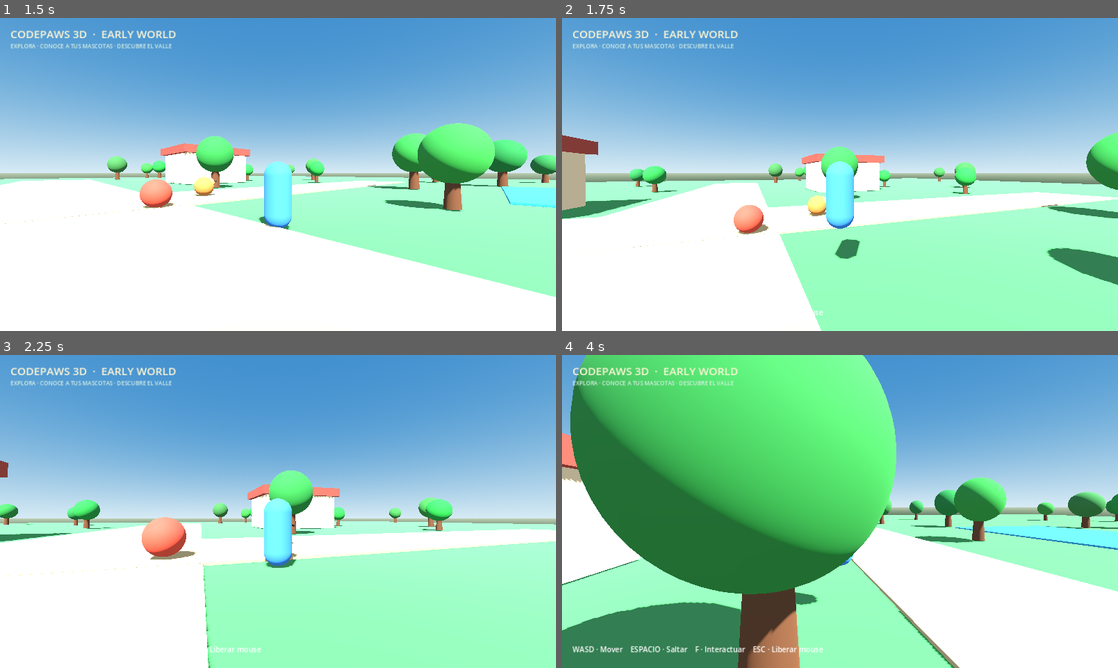
Above: before the commit, frames 1-4 (two rows, left to right).
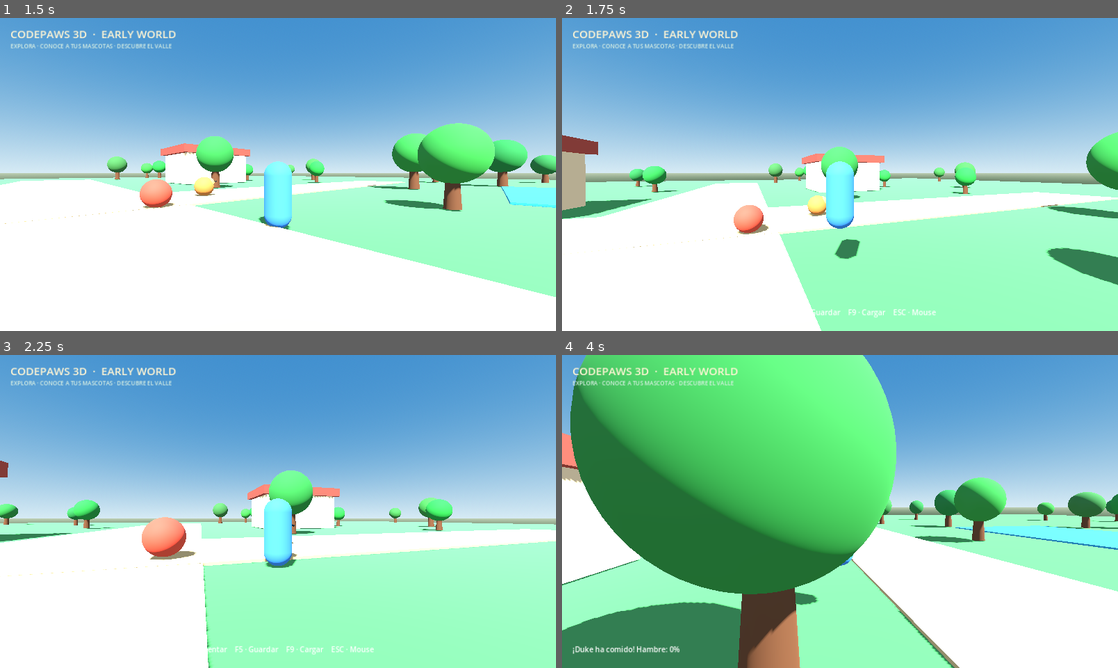
Above: after the commit, the same moments.

Repository: Reaccionador2Jeje/CodePaws
Game: Godot game, scene res://scenes/main.tscn
Same seed, same stepped clock (60 frames per second), same inputs: the game is played once before the commit and once after it.
Inputs (mouse positions are in pixels of both pictures, inside the frame that each line leads up to):
- Up to frame 1 (1.5 s): tap Enter at 0.5 s; move the mouse to (305, 174) at 0.52 s; hold W (move_forward) from 0.53 s (still down); tap E at 0.6 s; click (305, 174) at 0.67 s; tap Space (jump) at 0.77 s; move the mouse to (250, 174) at 1.27 s; tap F (interact) at 1.35 s; click (250, 174) at 1.42 s
- Up to frame 2 (1.75 s): keep holding W (move_forward); tap Space (jump) at 1.52 s; tap E at 1.55 s
- Up to frame 3 (2.25 s): keep holding W (move_forward); move the mouse to (289, 505) at 2.02 s; tap E at 2.1 s; click (289, 505) at 2.17 s
- Up to frame 4 (4 s): keep holding W (move_forward); move the mouse to (834, 517) at 2.77 s; tap E at 2.85, 3.8 s; click (834, 517) at 2.92 s; tap Space (jump) at 3.02, 3.77 s; move the mouse to (878, 514) at 3.52 s; tap F (interact) at 3.6 s; click (878, 514) at 3.67 s

Frame 1 is identical in both runs. In frame 2, 0.2% of the frame differs, in the area x 45-68%, y 93-96%; in frame 3, 0.2%; in frame 4, 0.5%, in the area x 1-47%, y 92-96%.

Commit message:
Add save/load and pet feeding interactions

Diff:
--- a/godot/scripts/world.gd
+++ b/godot/scripts/world.gd
@@ -6,6 +6,7 @@
 var _message_label: Label
 var _nearby_pet: CodePawsPet
 var _message_timer: float = 0.0
+const SAVE_PATH := "user://codepaws_save.json"
 
 func _ready() -> void:
 	randomize()
@@ -14,6 +15,15 @@
 	_spawn_player()
 	_spawn_pets()
 	_build_hud()
+
+func _unhandled_input(event: InputEvent) -> void:
+	if event is InputEventKey and event.pressed and not event.echo:
+		if event.keycode == KEY_F5:
+			_save_game()
+		elif event.keycode == KEY_F9:
+			_load_game()
+		elif event.keycode == KEY_E and _nearby_pet:
+			_show_message(_nearby_pet.feed())
 
 func _process(delta: float) -> void:
 	_message_timer = maxf(0.0, _message_timer - delta)
@@ -32,7 +42,7 @@
 		if _nearby_pet:
 			_message_label.text = "F  ·  Interactuar con " + _nearby_pet.pet_name
 		else:
-			_message_label.text = "WASD · Mover    ESPACIO · Saltar    F · Interactuar    ESC · Liberar mouse"
+			_message_label.text = "WASD · Mover    ESPACIO · Saltar    F · Acariciar    E · Alimentar    F5 · Guardar    F9 · Cargar    ESC · Mouse"
 
 func _build_environment() -> void:
 	var world_environment := WorldEnvironment.new()
@@ -166,3 +176,45 @@
 	material.albedo_color = color
 	material.roughness = 0.9
 	return material
+
+func _save_game() -> void:
+	var player := get_tree().get_first_node_in_group("player") as Node3D
+	var pet_data: Array[Dictionary] = []
+	for pet in get_tree().get_nodes_in_group("pets"):
+		pet_data.append((pet as CodePawsPet).to_save_data())
+	var data := {
+		"version": 1,
+		"player_position": [player.global_position.x, player.global_position.y, player.global_position.z] if player else [0.0, 0.0, 8.0],
+		"pets": pet_data
+	}
+	var file := FileAccess.open(SAVE_PATH, FileAccess.WRITE)
+	if file == null:
+		_show_message("No se pudo guardar la partida.")
+		return
+	file.store_string(JSON.stringify(data))
+	file.close()
+	_show_message("Partida guardada correctamente.")
+
+func _load_game() -> void:
+	if not FileAccess.file_exists(SAVE_PATH):
+		_show_message("Todavía no existe una partida guardada.")
+		return
+	var file := FileAccess.open(SAVE_PATH, FileAccess.READ)
+	if file == null:
+		_show_message("No se pudo abrir la partida.")
+		return
+	var parsed: Variant = JSON.parse_string(file.get_as_text())
+	file.close()
+	if not parsed is Dictionary:
+		_show_message("El archivo de guardado no es válido.")
+		return
+	var player := get_tree().get_first_node_in_group("player") as Node3D
+	var player_position: Array = parsed.get("player_position", [])
+	if player and player_position.size() == 3:
+		player.global_position = Vector3(float(player_position[0]), float(player_position[1]), float(player_position[2]))
+	var saved_pets: Array = parsed.get("pets", [])
+	var current_pets := get_tree().get_nodes_in_group("pets")
+	for index in range(mini(saved_pets.size(), current_pets.size())):
+		if saved_pets[index] is Dictionary:
+			(current_pets[index] as CodePawsPet).load_save_data(saved_pets[index])
+	_show_message("Partida cargada correctamente.")
